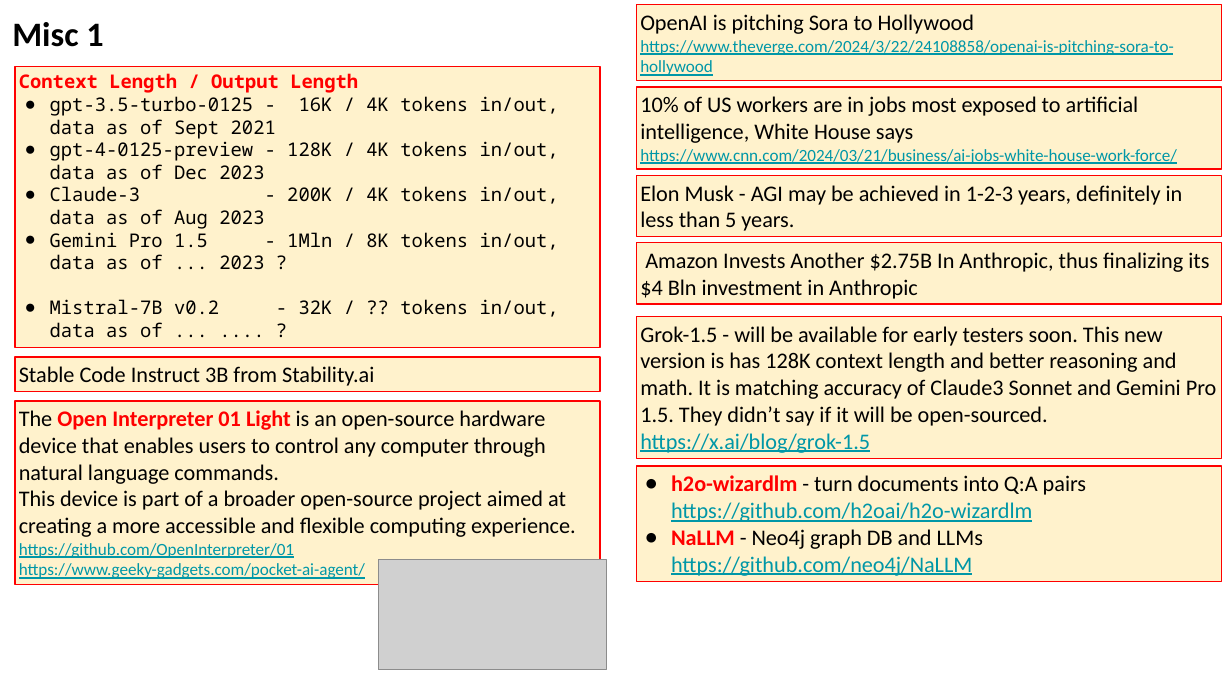
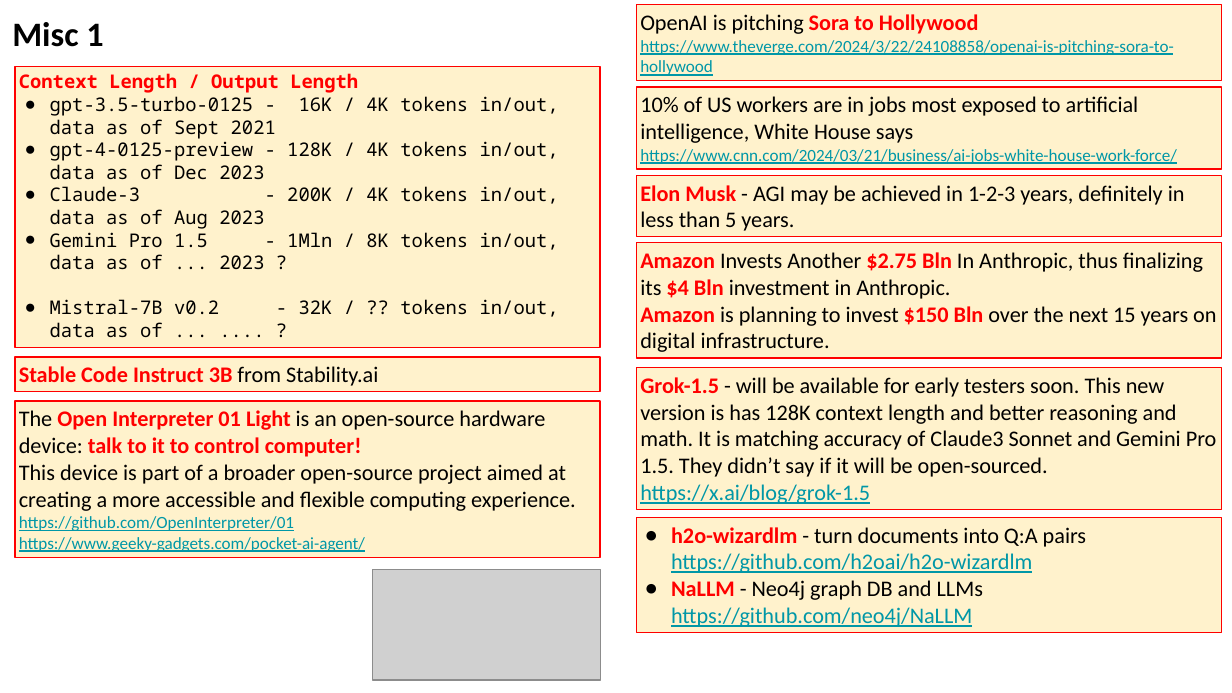
Before and after one commit to lselector/seminar, a slide deck: slide 10 of 2024/2024-03-29-AI-Updates.pptx. Drawn at 1232x693 pixels with LibreOffice and Linux fonts; fonts in the diff are those of the drawing; grey boxes stand for pictures. Boxes give left, top, right and bottom in pixels: in the first picture for what was removed or moved away, otherwise in the second. Text is boxed around its words. In the diff, an @@ line names an element or a change of style, - is before the commit and + after.

```diff
--- a/2024/2024-03-29-AI-Updates.pptx
+++ b/2024/2024-03-29-AI-Updates.pptx
@@ text in rectangle at <box>640,14,979,34</box>: text colour #000000 to #FF0000, bold on in "Sora to Hollywood" @@
@@ rectangle "Elon Musk - AGI may ..." at <box>637,175,1222,237</box>: text colour #000000 to #FF0000, bold on in "Elon Musk" @@
@@ rectangle "Amazon Invests Another $2.75 Bln ...": place and size @@
-rectangle "Amazon Invests Another $2.75 Bln ..." at <box>637,243,1222,304</box>
+rectangle "Amazon Invests Another $2.75 Bln ..." at <box>637,243,1222,359</box>
@@ text in rectangle at <box>640,252,1216,352</box>: text changed @@
-Amazon Invests Another $2.75B In Anthropic, thus finalizing its $4 Bln investment in Anthropic
+Amazon Invests Another $2.75 Bln In Anthropic, thus finalizing its $4 Bln investment in Anthropic.
+Amazon is planning to invest $150 Bln over the next 15 years on digital infrastructure.
@@ rectangle "Stable Code Instruct 3B from ..." at <box>15,357,600,392</box>: text colour #000000 to #FF0000, bold on in "Stable Code Instruct 3B" @@
@@ rectangle "Grok-1.5 - will be available ...": place and size @@
-rectangle "Grok-1.5 - will be available ..." at <box>637,317,1222,458</box>
+rectangle "Grok-1.5 - will be available ..." at <box>637,367,1222,509</box>
@@ text in rectangle at <box>640,377,1217,477</box>: text colour #000000 to #FF0000, bold on in "Grok-1.5" @@
@@ rectangle "The Open Interpreter 01 Light ...": place and size @@
-rectangle "The Open Interpreter 01 Light ..." at <box>15,400,600,584</box>
+rectangle "The Open Interpreter 01 Light ..." at <box>15,400,600,557</box>
@@ text in rectangle at <box>19,410,545,457</box>: text changed; text colour #000000 to #FF0000; bold on @@
-The Open Interpreter 01 Light is an open-source hardware device that enables users to control any computer through natural language commands.
+The Open Interpreter 01 Light is an open-source hardware device: talk to it to control computer!
@@ rectangle "h2o-wizardlm - turn documents into ...": place and size @@
-rectangle "h2o-wizardlm - turn documents into ..." at <box>637,466,1222,582</box>
+rectangle "h2o-wizardlm - turn documents into ..." at <box>637,517,1222,633</box>
@@ picture: place and size @@
-picture at <box>378,559,606,670</box>
+picture at <box>372,569,600,680</box>
```
Also in this commit, not shown: 5 other slides changed.
